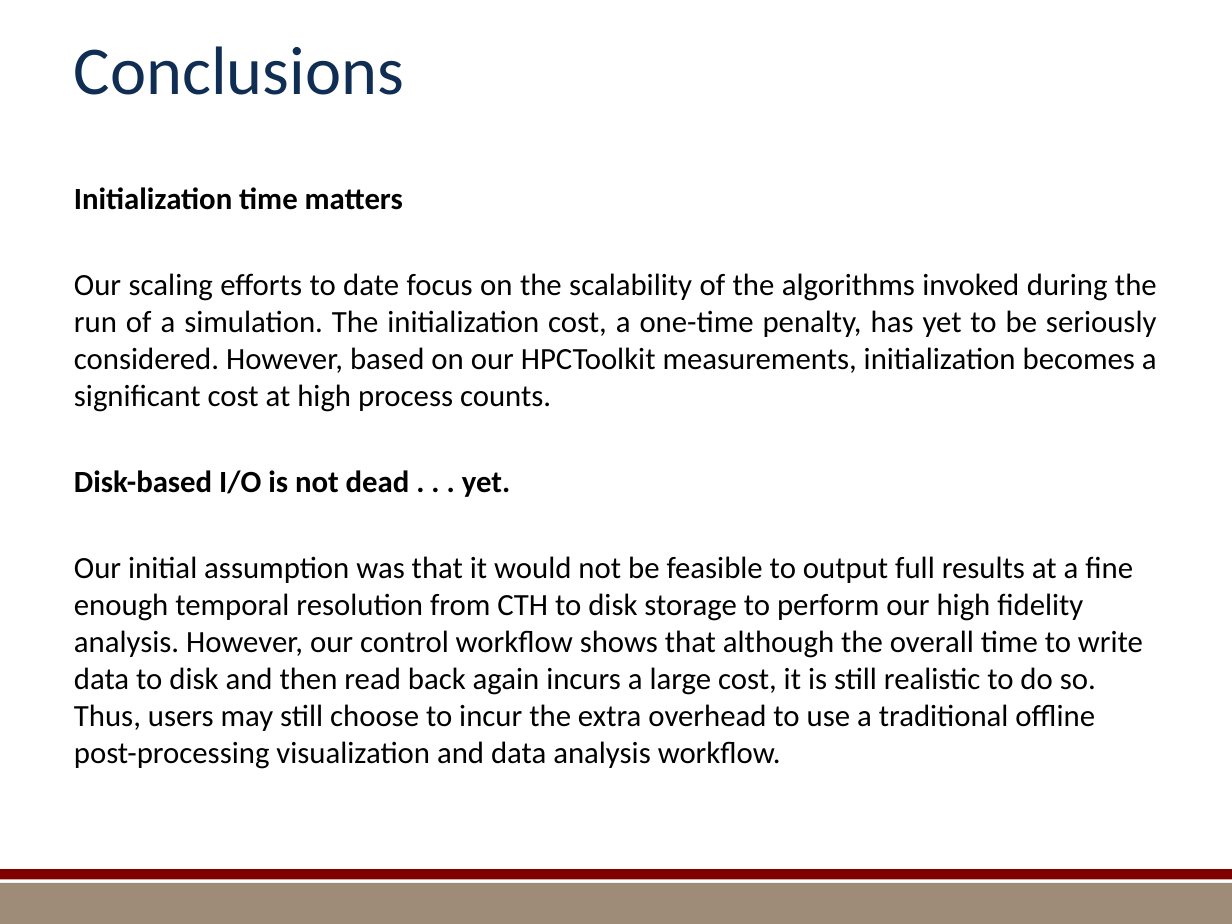
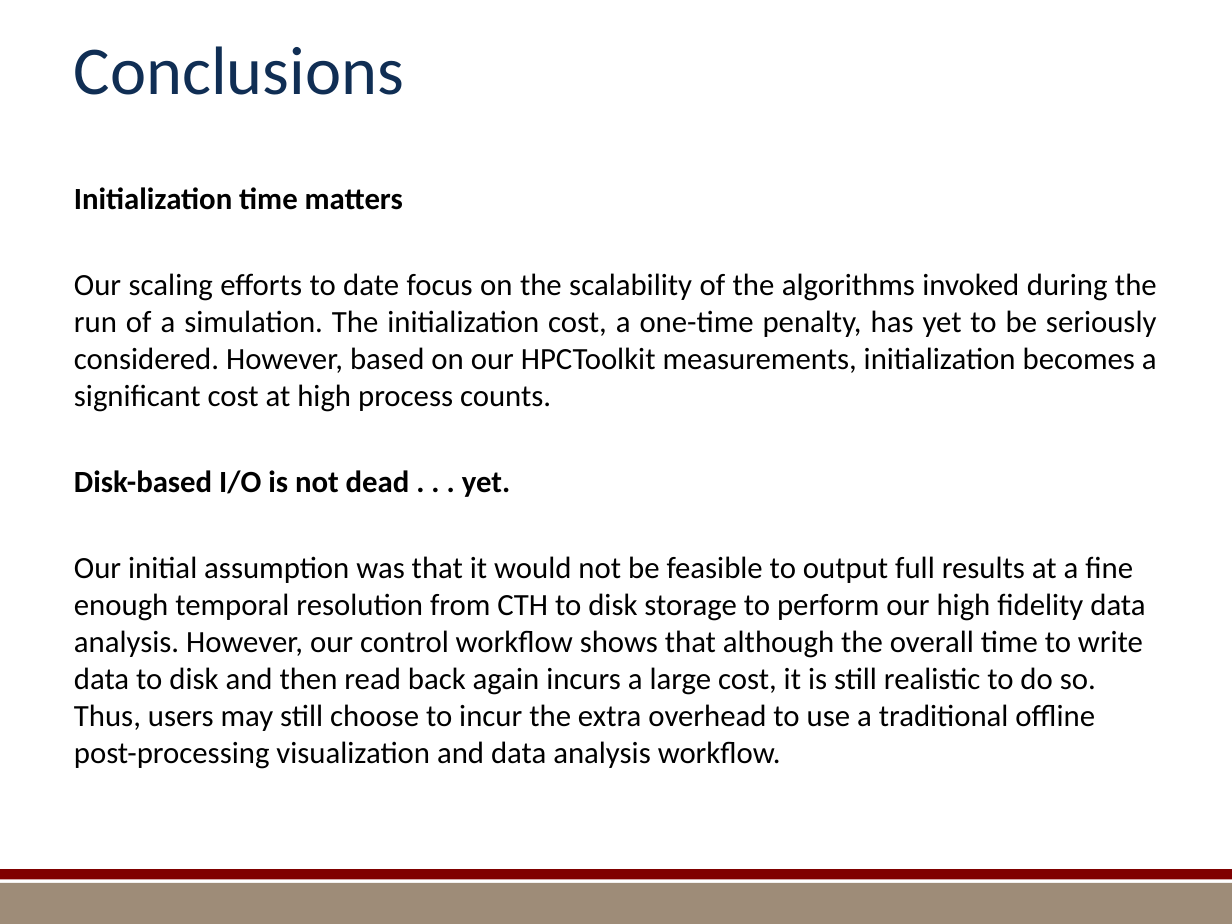
Before and after one commit to kmorel-papers/MilestoneFY13, a slide deck: slide 40 of Summary/SummarySlides.pptx. Drawn at 1232x924 pixels with LibreOffice and Linux fonts; fonts in the diff are those of the drawing; background and template pictures are left out. Boxes give left, top, right and bottom in pixels: in the first picture for what was removed or moved away, otherwise in the second. Text is boxed around its words. In the diff, an @@ line names an element or a change of style, - is before the commit and + after.

```diff
--- a/Summary/SummarySlides.pptx
+++ b/Summary/SummarySlides.pptx
@@ text at [74, 556, 1145, 769]: text changed @@
-Our initial assumption was that it would not be feasible to output full results at a fine enough temporal resolution from CTH to disk storage to perform our high fidelity analysis. However, our control workflow shows that although the overall time to write data to disk and then read back again incurs a large cost, it is still realistic to do so. Thus, users may still choose to incur the extra overhead to use a traditional offline post-processing visualization and data analysis workflow.
+Our initial assumption was that it would not be feasible to output full results at a fine enough temporal resolution from CTH to disk storage to perform our high fidelity data analysis. However, our control workflow shows that although the overall time to write data to disk and then read back again incurs a large cost, it is still realistic to do so. Thus, users may still choose to incur the extra overhead to use a traditional offline post-processing visualization and data analysis workflow.
```
Also in this commit, not shown: 9 other slides changed, 1 slide added, 1 slide removed, 9 other files.
